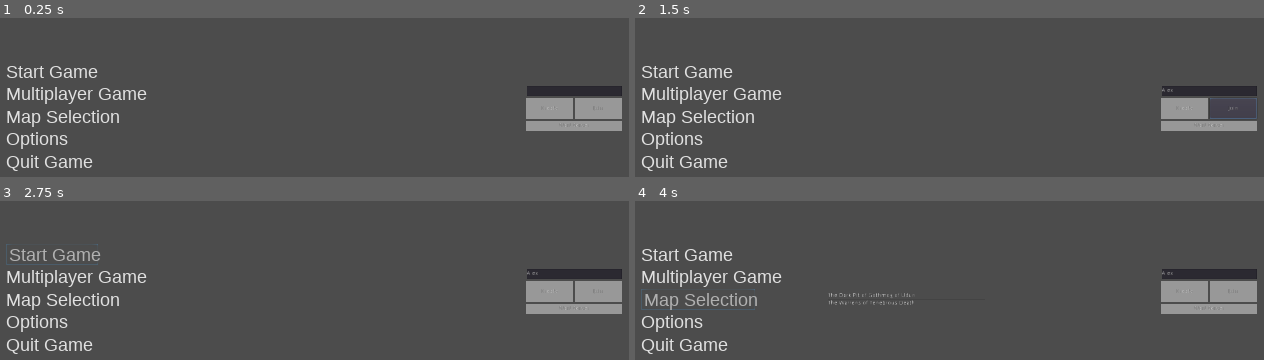
Above: before the commit, frames 1-4 (two rows, left to right).
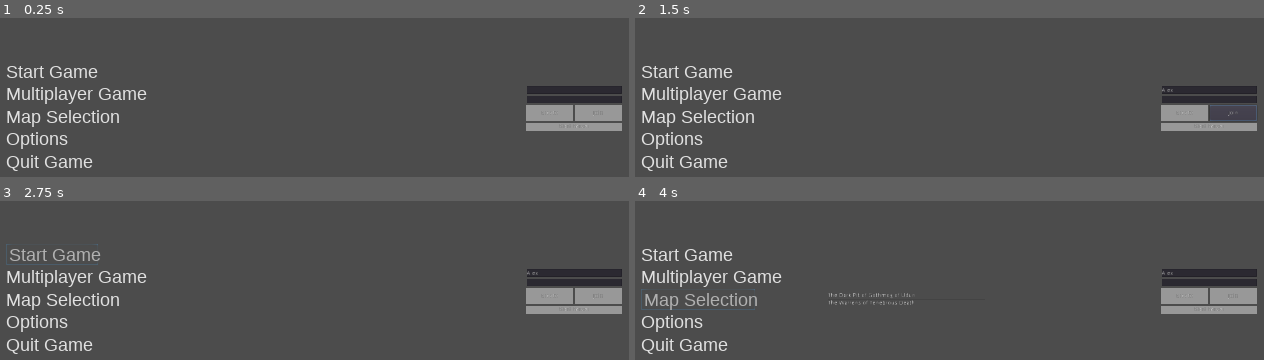
Above: after the commit, the same moments.

Repository: Lexxn0x3/Dungeons_and_Dragons
Game: Godot game, scene res://Main.tscn
Two runs of this game, one before a commit and one after it. Both use one fixed random seed, a clock stepped at 60 frames per second and the inputs below.
Inputs (mouse positions are in pixels of both pictures, inside the frame that each line leads up to):
- Up to frame 1 (0.25 s): no input
- Up to frame 2 (1.5 s): click (1207, 91) at 0.52 s; type "Alex" at 0.6 s; click "Join" at 1.25 s
- Up to frame 3 (2.75 s): click "Start Game" at 2 s
- Up to frame 4 (4 s): click "Start Game" at 2.75 s; click "Map Selection" at 3.5 s

The runs differ from the first frame. In frame 1, 1.4% of the frame differs, in the area x 83-99%, y 47-69%; in frame 2, 1.3%; in frame 3, 1.4%; in frame 4, 1.4%.
Error after the commit: Invalid type in function 'create_client' in base 'NetworkedMultiplayerENet'. Cannot convert argument 1 from Nil to String. (res://Networking.gd:28)

Commit message:
Ip adress field

Diff:
--- a/Game GoDot/MainMenu/MainMenu.gd
+++ b/Game GoDot/MainMenu/MainMenu.gd
@@ -7,6 +7,7 @@
 var optionsScene = load("res://Options.tscn")
 var options
 var playerScene = load("res://Player/Player.tscn")
+var ip_address
 
 
 # Called when the node enters the scene tree for the first time.
@@ -61,7 +62,7 @@
 	var playerName = get_node("Network/VBoxContainer/TextEdit").text
 	if playerName == "":
 		return
-	Network.connect_to_server(playerName)
+	Network.connect_to_server(playerName, ip_address)
 
 
 func _on_Create_pressed():
@@ -82,3 +83,7 @@
 		networkNodes.hide()
 	else:
 		networkNodes.show()
+
+
+func _on_Server_ip_text_changed():
+	ip_address = get_node("Network/VBoxContainer/Server ip").text
--- a/Game GoDot/MainMenu/MainMenu.tscn
+++ b/Game GoDot/MainMenu/MainMenu.tscn
@@ -173,7 +173,8 @@
 
 [node name="TextEdit" type="TextEdit" parent="Network/VBoxContainer"]
 margin_right = 229.0
-margin_bottom = 25.0
+margin_bottom = 19.0
+hint_tooltip = "Playername"
 size_flags_vertical = 11
 size_flags_stretch_ratio = 0.05
 custom_colors/caret_background_color = Color( 0, 0, 0, 0 )
@@ -182,10 +183,24 @@
 "_edit_use_anchors_": false
 }
 
+[node name="Server ip" type="TextEdit" parent="Network/VBoxContainer"]
+margin_top = 23.0
+margin_right = 229.0
+margin_bottom = 42.0
+hint_tooltip = "Server ip Adress"
+size_flags_vertical = 11
+size_flags_stretch_ratio = 0.05
+custom_colors/caret_background_color = Color( 0, 0, 0, 0 )
+custom_colors/background_color = Color( 0, 0, 0, 0 )
+__meta__ = {
+"_edit_use_anchors_": false,
+"_editor_description_": ""
+}
+
 [node name="HBoxContainer" type="HBoxContainer" parent="Network/VBoxContainer"]
-margin_top = 29.0
-margin_right = 229.0
-margin_bottom = 79.0
+margin_top = 46.0
+margin_right = 229.0
+margin_bottom = 84.0
 size_flags_vertical = 3
 size_flags_stretch_ratio = 0.1
 __meta__ = {
@@ -194,7 +209,7 @@
 
 [node name="Create" type="Button" parent="Network/VBoxContainer/HBoxContainer"]
 margin_right = 112.0
-margin_bottom = 50.0
+margin_bottom = 38.0
 size_flags_horizontal = 3
 custom_styles/normal = SubResource( 5 )
 text = "Create"
@@ -205,13 +220,13 @@
 [node name="Join" type="Button" parent="Network/VBoxContainer/HBoxContainer"]
 margin_left = 116.0
 margin_right = 229.0
-margin_bottom = 50.0
+margin_bottom = 38.0
 size_flags_horizontal = 3
 custom_styles/normal = SubResource( 6 )
 text = "Join"
 
 [node name="StartServer" type="Button" parent="Network/VBoxContainer"]
-margin_top = 83.0
+margin_top = 88.0
 margin_right = 229.0
 margin_bottom = 108.0
 size_flags_vertical = 11
@@ -237,6 +252,7 @@
 [connection signal="pressed" from="MarginContainer/HBoxContainer/VBoxContainer/Map" to="." method="_on_Map_pressed"]
 [connection signal="pressed" from="MarginContainer/HBoxContainer/VBoxContainer/Options" to="." method="_on_Options_pressed"]
 [connection signal="pressed" from="MarginContainer/HBoxContainer/VBoxContainer/Quit" to="." method="_on_Quit_pressed"]
+[connection signal="text_changed" from="Network/VBoxContainer/Server ip" to="." method="_on_Server_ip_text_changed"]
 [connection signal="pressed" from="Network/VBoxContainer/HBoxContainer/Create" to="." method="_on_Create_pressed"]
 [connection signal="pressed" from="Network/VBoxContainer/HBoxContainer/Join" to="." method="_on_Join_pressed"]
 [connection signal="pressed" from="Network/VBoxContainer/StartServer" to="." method="_on_StartServer_pressed"]
--- a/Game GoDot/Networking.gd
+++ b/Game GoDot/Networking.gd
@@ -22,10 +22,10 @@
 	peer.create_server(DEFAULT_PORT, MAX_PLAYERS)
 	get_tree().set_network_peer(peer)
 
-func connect_to_server(player_nickname):
+func connect_to_server(player_nickname, server_ip):
 	my_info.name = player_nickname
 	var peer = NetworkedMultiplayerENet.new()
-	peer.create_client(DEFAULT_IP, DEFAULT_PORT)
+	peer.create_client(server_ip, DEFAULT_PORT)
 	get_tree().set_network_peer(peer)
 
 func _connected_ok():
Not shown, changed: Exports/Windows/Game 31.08.2020.pck
